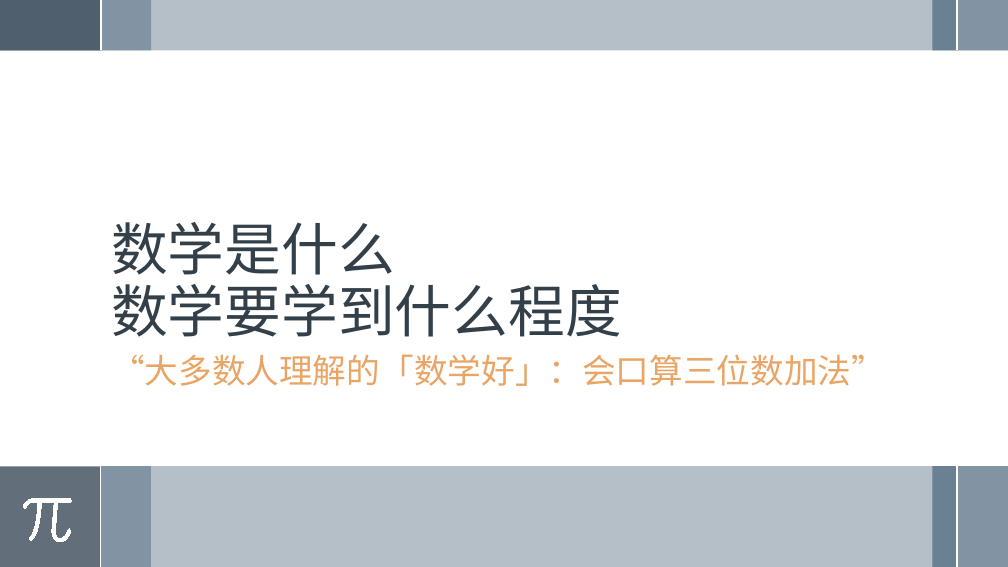
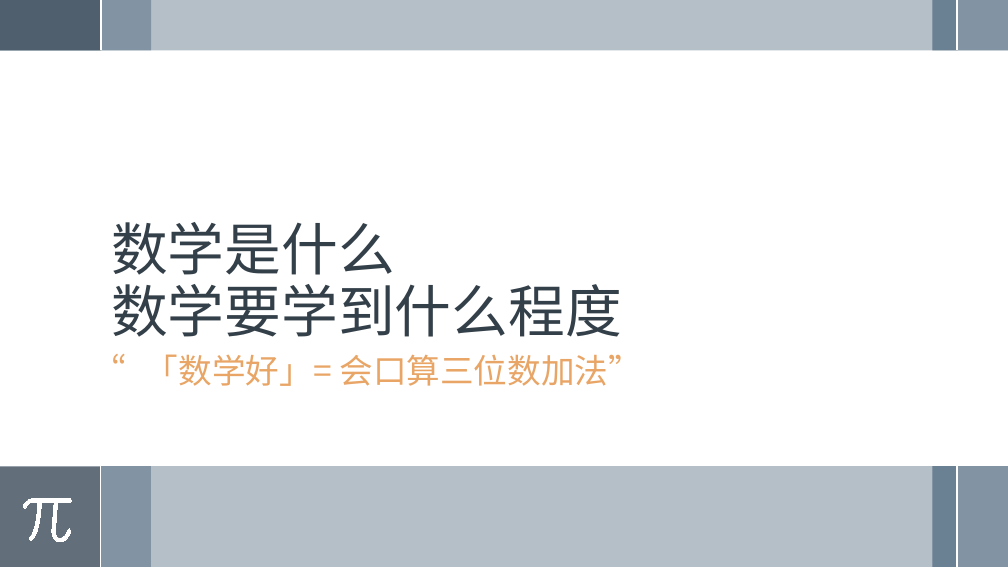
Before and after one commit to SakigamiYang/PyCon, a slide deck: slide 8 of Python-Meetup/20200719/面向一小部分程序员的数学学习相关话题简言.pptx. Drawn at 1008x567 pixels with LibreOffice and Linux fonts; fonts in the diff are those of the drawing. Boxes give left, top, right and bottom in pixels: in the first picture for what was removed or moved away, otherwise in the second. Text is boxed around its words. In the diff, an @@ line names an element or a change of style, - is before the commit and + after.

```diff
--- a/Python-Meetup/20200719/面向一小部分程序员的数学学习相关话题简言.pptx
+++ b/Python-Meetup/20200719/面向一小部分程序员的数学学习相关话题简言.pptx
@@ text at (145,354,642,386): text changed @@
-“大多数人理解的「数学好」：会口算三位数加法”
+“「数学好」= 会口算三位数加法”
```
Also in this commit, not shown: 7 other slides changed.
